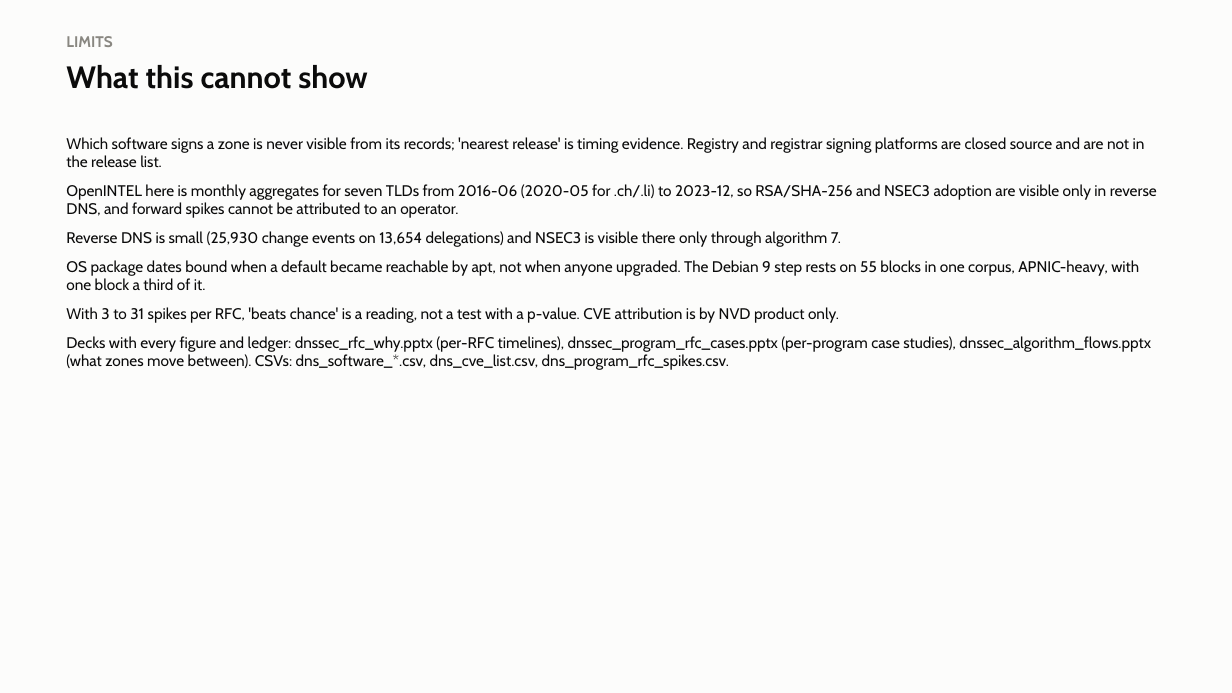
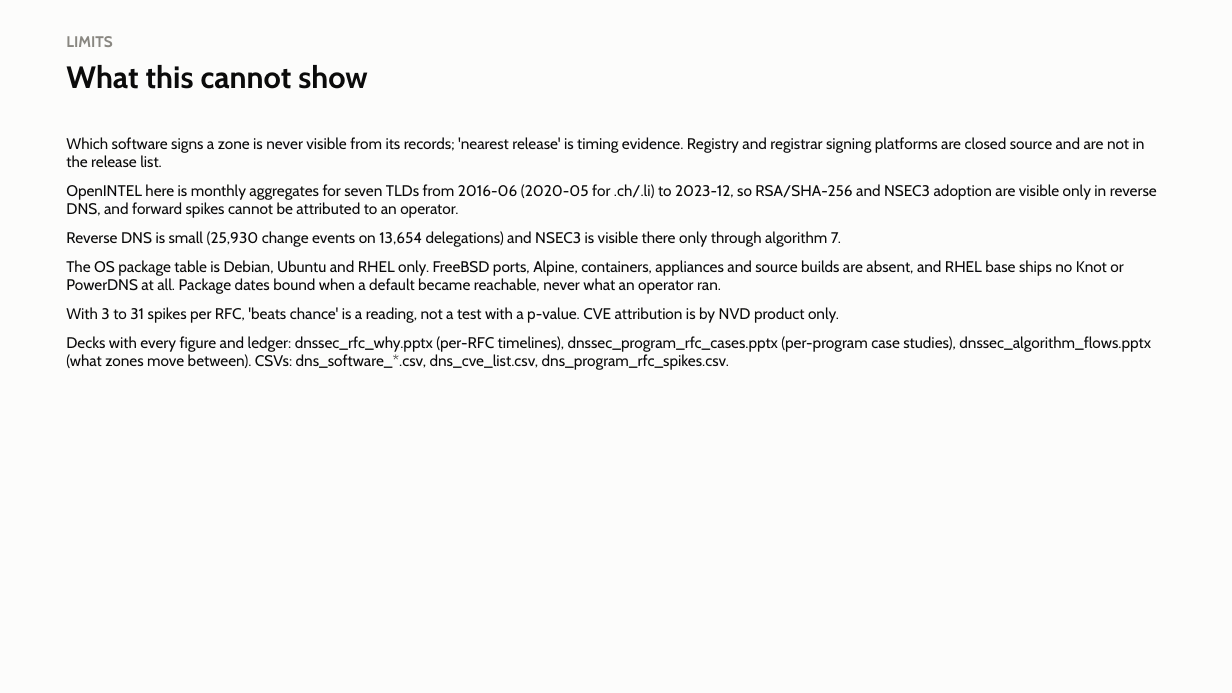
Before and after one commit to j776w781/rfc_adoption, a slide deck: slide 11 of out/analysis/dnssec_software_summary.pptx (slide 9 before the commit). Drawn at 1232x693 pixels with LibreOffice and Linux fonts; fonts in the diff are those of the drawing. Boxes give left, top, right and bottom in pixels: in the first picture for what was removed or moved away, otherwise in the second. Text is boxed around its words. In the diff, an @@ line names an element or a change of style, - is before the commit and + after.

```diff
--- a/out/analysis/dnssec_software_summary.pptx
+++ b/out/analysis/dnssec_software_summary.pptx
@@ text at bbox=[66, 260, 1123, 294]: text changed @@
-OS package dates bound when a default became reachable by apt, not when anyone upgraded. The Debian 9 step rests on 55 blocks in one corpus, APNIC-heavy, with one block a third of it.
+The OS package table is Debian, Ubuntu and RHEL only. FreeBSD ports, Alpine, containers, appliances and source builds are absent, and RHEL base ships no Knot or PowerDNS at all. Package dates bound when a default became reachable, never what an operator ran.
```
Also in this commit, not shown: 2 other slides changed, 2 slides added, 28 other files.
